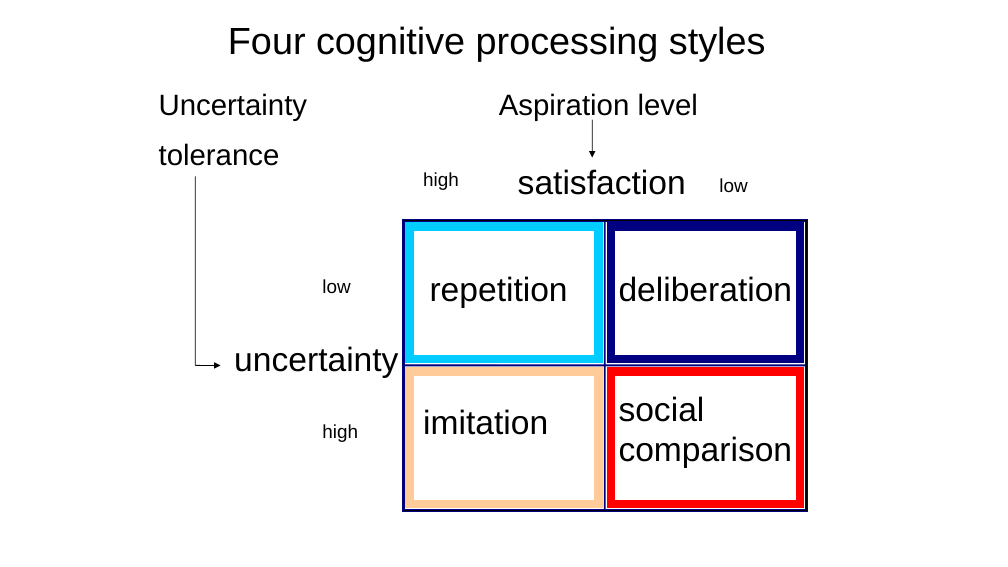
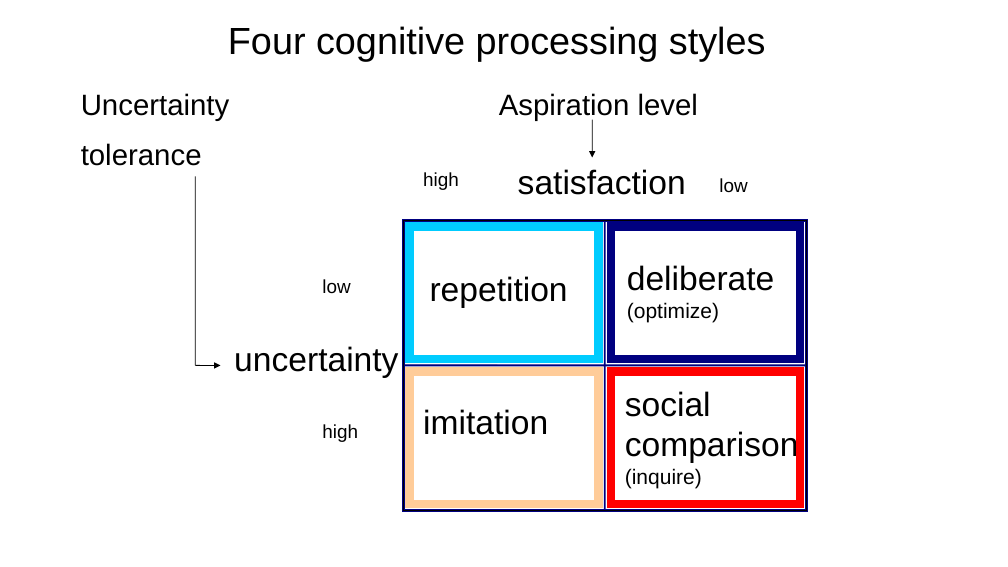
Before and after one commit to ruiqing369/Lakeland, a slide deck: slide 3 of Lakeland Presentation.pptx. Drawn at 1008x567 pixels with LibreOffice and Linux fonts; fonts in the diff are those of the drawing. Boxes give left, top, right and bottom in pixels: in the first picture for what was removed or moved away, otherwise in the second. Text is boxed around its words. In the diff, an @@ line names an element or a change of style, - is before the commit and + after.

```diff
--- a/Lakeland Presentation.pptx
+++ b/Lakeland Presentation.pptx
@@ text "Uncertainty": place and size @@
-text "Uncertainty" at [159,93,308,166]
+text "Uncertainty" at [81,93,230,166]
@@ text at [627,265,775,323]: text changed @@
-deliberation
+deliberate (optimize)
@@ text at [625,391,799,488]: text changed @@
-social comparison
+social comparison (inquire)
```
Also in this commit, not shown: 3 other slides changed, 12 slides added, 2 slides removed, 1 other file.
